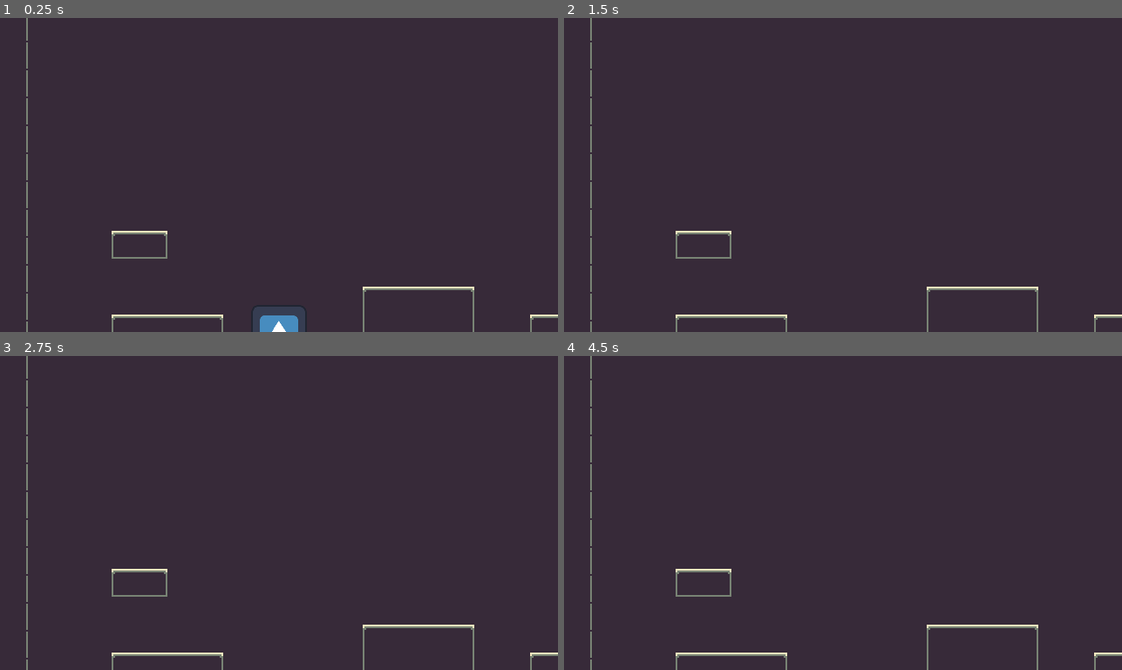
Above: before the commit, frames 1-4 (two rows, left to right).
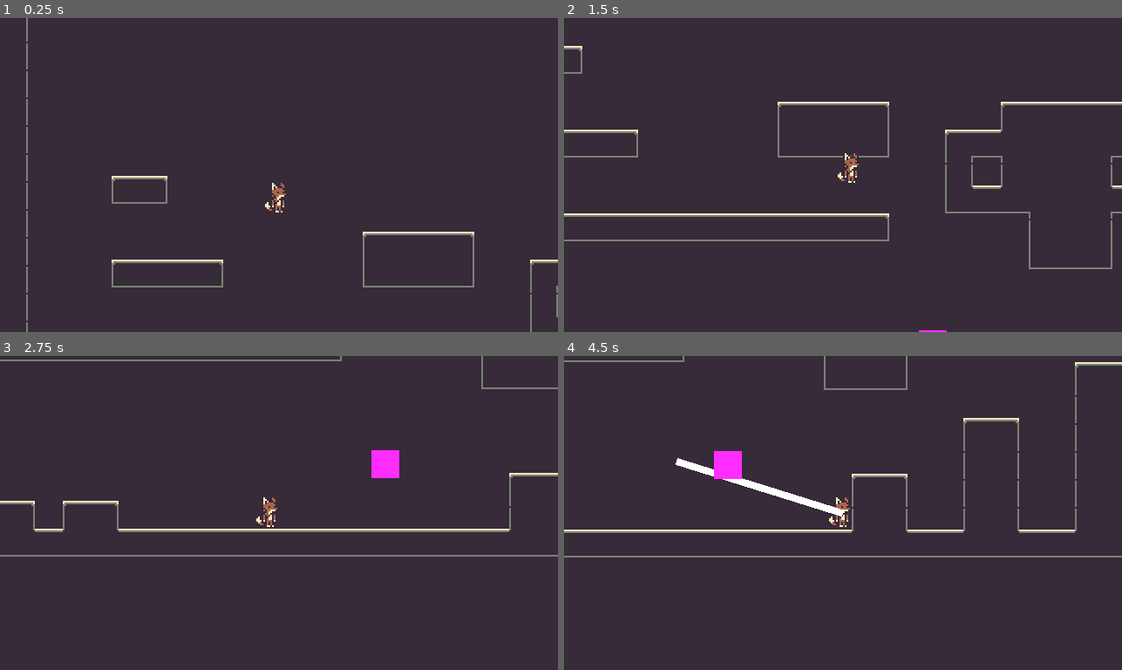
Above: after the commit, the same moments.

Repository: diego-escalante/GO2023-GrapplePack
Game: Godot game, scene res://world/world.tscn
The game is run twice, just before and just after one commit, with the same random seed, the same clock (stepped at 60 frames per second) and the same inputs. The engine's default icon, where the game draws it, is replaced by a stand-in: a white triangle on a blue panel in a dark square.
Inputs (mouse positions are in pixels of both pictures, inside the frame that each line leads up to):
- Up to frame 1 (0.25 s): no input
- Up to frame 2 (1.5 s): tap Enter at 0.5 s; move the mouse to (965, 159) at 0.52 s; hold D (right) from 0.53 s (still down); click (965, 159) at 0.6 s; tap W (jump) at 0.77, 0.8, 1.07, 1.35 s; move the mouse to (731, 190) at 1.27 s
- Up to frame 3 (2.75 s): tap W (jump) at 1.52, 1.82, 2.3 s; click (167, 528) at 1.55 s; move the mouse to (334, 443) at 2.02 s; release D (right) at 2.03 s; hold A (left) from 2.03 s (still down); click (334, 443) at 2.1 s
- Up to frame 4 (4.5 s): move the mouse to (815, 575) at 2.77 s; release A (left) at 2.78 s; hold D (right) 2.78-4.28 s; click (815, 575) at 2.85 s; tap W (jump) at 3.02, 3.32, 3.6, 3.77, 4.07 s; move the mouse to (1010, 560) at 3.52 s; move the mouse to (675, 465) at 4.27 s; hold A (left) from 4.28 s (still down); click (675, 465) at 4.35 s

The runs differ from the first frame. In frame 1, 2.8% of the frame differs, in the area x 4-100%, y 7-100%; in frame 2, 4.0%; in frame 3, 4.0%; in frame 4, 4.7%, in the area x 0-100%, y 0-100%.

Commit message:
Replace godot logo with static player sprite

Diff:
--- a/common/game_consts.gd
+++ b/common/game_consts.gd
@@ -1,3 +1,3 @@
 extends Node
 
-const PIXELS_PER_UNIT := 32
+const PIXELS_PER_UNIT := 16
--- a/player/player.tscn
+++ b/player/player.tscn
@@ -1,28 +1,200 @@
-[gd_scene load_steps=9 format=3 uid="uid://blwf38bh4id4k"]
-
-[ext_resource type="Texture2D" uid="uid://8kj7wpm8mhxx" path="res://icon.svg" id="1_a205y"]
+[gd_scene load_steps=27 format=3 uid="uid://blwf38bh4id4k"]
+
 [ext_resource type="Script" path="res://player/player.gd" id="1_ufqt5"]
+[ext_resource type="Texture2D" uid="uid://d38ua220e4tcs" path="res://aseprite/player.png" id="2_q8lgk"]
 [ext_resource type="Script" path="res://player/state_machine/state_machine.gd" id="3_1rcoo"]
 [ext_resource type="Script" path="res://player/state_machine/player_states/platforming.gd" id="4_r0yds"]
 [ext_resource type="Script" path="res://player/state_machine/player_states/grappled.gd" id="5_s3ai3"]
 [ext_resource type="Script" path="res://player/state_machine/player_states/grappling.gd" id="5_t7ult"]
 [ext_resource type="PackedScene" uid="uid://d0h6gwsg2ewh2" path="res://objects/grapple/grapple.tscn" id="6_quhdi"]
 
+[sub_resource type="AtlasTexture" id="AtlasTexture_qkxlk"]
+atlas = ExtResource("2_q8lgk")
+region = Rect2(0, 60, 20, 20)
+
+[sub_resource type="AtlasTexture" id="AtlasTexture_hykbs"]
+atlas = ExtResource("2_q8lgk")
+region = Rect2(40, 20, 20, 20)
+
+[sub_resource type="AtlasTexture" id="AtlasTexture_uvbww"]
+atlas = ExtResource("2_q8lgk")
+region = Rect2(0, 120, 20, 20)
+
+[sub_resource type="AtlasTexture" id="AtlasTexture_y7xis"]
+atlas = ExtResource("2_q8lgk")
+region = Rect2(0, 0, 20, 20)
+
+[sub_resource type="AtlasTexture" id="AtlasTexture_gwfru"]
+atlas = ExtResource("2_q8lgk")
+region = Rect2(0, 80, 20, 20)
+
+[sub_resource type="AtlasTexture" id="AtlasTexture_ldcir"]
+atlas = ExtResource("2_q8lgk")
+region = Rect2(0, 100, 20, 20)
+
+[sub_resource type="AtlasTexture" id="AtlasTexture_3etyj"]
+atlas = ExtResource("2_q8lgk")
+region = Rect2(0, 0, 20, 20)
+
+[sub_resource type="AtlasTexture" id="AtlasTexture_j854d"]
+atlas = ExtResource("2_q8lgk")
+region = Rect2(0, 40, 20, 20)
+
+[sub_resource type="AtlasTexture" id="AtlasTexture_15biq"]
+atlas = ExtResource("2_q8lgk")
+region = Rect2(40, 0, 20, 20)
+
+[sub_resource type="AtlasTexture" id="AtlasTexture_ws8cf"]
+atlas = ExtResource("2_q8lgk")
+region = Rect2(20, 40, 20, 20)
+
+[sub_resource type="AtlasTexture" id="AtlasTexture_17f0s"]
+atlas = ExtResource("2_q8lgk")
+region = Rect2(0, 20, 20, 20)
+
+[sub_resource type="AtlasTexture" id="AtlasTexture_chc22"]
+atlas = ExtResource("2_q8lgk")
+region = Rect2(20, 20, 20, 20)
+
+[sub_resource type="AtlasTexture" id="AtlasTexture_xmd61"]
+atlas = ExtResource("2_q8lgk")
+region = Rect2(60, 20, 20, 20)
+
+[sub_resource type="AtlasTexture" id="AtlasTexture_envks"]
+atlas = ExtResource("2_q8lgk")
+region = Rect2(0, 0, 20, 20)
+
+[sub_resource type="AtlasTexture" id="AtlasTexture_dp0n4"]
+atlas = ExtResource("2_q8lgk")
+region = Rect2(20, 0, 20, 20)
+
+[sub_resource type="AtlasTexture" id="AtlasTexture_66kdn"]
+atlas = ExtResource("2_q8lgk")
+region = Rect2(40, 0, 20, 20)
+
+[sub_resource type="AtlasTexture" id="AtlasTexture_walp6"]
+atlas = ExtResource("2_q8lgk")
+region = Rect2(60, 0, 20, 20)
+
+[sub_resource type="SpriteFrames" id="SpriteFrames_bg1fq"]
+animations = [{
+"frames": [{
+"duration": 1.0,
+"texture": SubResource("AtlasTexture_qkxlk")
+}],
+"loop": true,
+"name": &"crouch",
+"speed": 5.0
+}, {
+"frames": [{
+"duration": 1.0,
+"texture": SubResource("AtlasTexture_hykbs")
+}],
+"loop": false,
+"name": &"fall",
+"speed": 0.0
+}, {
+"frames": [{
+"duration": 1.0,
+"texture": SubResource("AtlasTexture_uvbww")
+}],
+"loop": false,
+"name": &"grapple",
+"speed": 0.0
+}, {
+"frames": [{
+"duration": 1.0,
+"texture": SubResource("AtlasTexture_y7xis")
+}],
+"loop": false,
+"name": &"idle",
+"speed": 0.0
+}, {
+"frames": [{
+"duration": 1.0,
+"texture": SubResource("AtlasTexture_gwfru")
+}],
+"loop": false,
+"name": &"idle_blink",
+"speed": 10.0
+}, {
+"frames": [{
+"duration": 1.0,
+"texture": SubResource("AtlasTexture_ldcir")
+}],
+"loop": false,
+"name": &"idle_ear_flop",
+"speed": 10.0
+}, {
+"frames": [{
+"duration": 1.0,
+"texture": SubResource("AtlasTexture_3etyj")
+}, {
+"duration": 1.0,
+"texture": SubResource("AtlasTexture_j854d")
+}, {
+"duration": 1.0,
+"texture": SubResource("AtlasTexture_15biq")
+}, {
+"duration": 1.0,
+"texture": SubResource("AtlasTexture_ws8cf")
+}],
+"loop": false,
+"name": &"idle_tail",
+"speed": 10.0
+}, {
+"frames": [{
+"duration": 1.0,
+"texture": SubResource("AtlasTexture_17f0s")
+}, {
+"duration": 1.0,
+"texture": SubResource("AtlasTexture_chc22")
+}],
+"loop": false,
+"name": &"jump",
+"speed": 10.0
+}, {
+"frames": [{
+"duration": 1.0,
+"texture": SubResource("AtlasTexture_xmd61")
+}],
+"loop": false,
+"name": &"land",
+"speed": 0.0
+}, {
+"frames": [{
+"duration": 1.0,
+"texture": SubResource("AtlasTexture_envks")
+}, {
+"duration": 1.0,
+"texture": SubResource("AtlasTexture_dp0n4")
+}, {
+"duration": 1.0,
+"texture": SubResource("AtlasTexture_66kdn")
+}, {
+"duration": 1.0,
+"texture": SubResource("AtlasTexture_walp6")
+}],
+"loop": true,
+"name": &"walk",
+"speed": 10.0
+}]
+
 [sub_resource type="RectangleShape2D" id="RectangleShape2D_tqqhr"]
-size = Vector2(30, 31)
+size = Vector2(7, 15)
 
 [node name="Player" type="CharacterBody2D"]
 collision_layer = 2
 collision_mask = 9
 script = ExtResource("1_ufqt5")
 
-[node name="Sprite2D" type="Sprite2D" parent="."]
-position = Vector2(4.76837e-07, -1.90735e-06)
-scale = Vector2(0.25, 0.25)
-texture = ExtResource("1_a205y")
+[node name="AnimatedSprite2D" type="AnimatedSprite2D" parent="."]
+sprite_frames = SubResource("SpriteFrames_bg1fq")
+animation = &"walk"
+autoplay = "idle"
 
 [node name="CollisionShape2D" type="CollisionShape2D" parent="."]
-position = Vector2(0, 0.5)
+position = Vector2(-0.5, 1.5)
 shape = SubResource("RectangleShape2D_tqqhr")
 
 [node name="Grapple" parent="." instance=ExtResource("6_quhdi")]
--- a/world/world.tscn
+++ b/world/world.tscn
@@ -13,12 +13,14 @@
 0:0/0/terrain = 0
 0:0/0/physics_layer_0/linear_velocity = Vector2(0, 0)
 0:0/0/physics_layer_0/angular_velocity = 0.0
+0:0/0/physics_layer_0/polygon_0/points = PackedVector2Array(-8, -8, 8, -8, 8, 8, -8, 8)
 0:0/0/terrains_peering_bit/bottom_side = 0
 1:0/0 = 0
 1:0/0/terrain_set = 0
 1:0/0/terrain = 0
 1:0/0/physics_layer_0/linear_velocity = Vector2(0, 0)
 1:0/0/physics_layer_0/angular_velocity = 0.0
+1:0/0/physics_layer_0/polygon_0/points = PackedVector2Array(-8, -8, 8, -8, 8, 8, -8, 8)
 1:0/0/terrains_peering_bit/right_side = 0
 1:0/0/terrains_peering_bit/bottom_side = 0
 2:0/0 = 0
@@ -26,6 +28,7 @@
 2:0/0/terrain = 0
 2:0/0/physics_layer_0/linear_velocity = Vector2(0, 0)
 2:0/0/physics_layer_0/angular_velocity = 0.0
+2:0/0/physics_layer_0/polygon_0/points = PackedVector2Array(-8, -8, 8, -8, 8, 8, -8, 8)
 2:0/0/terrains_peering_bit/right_side = 0
 2:0/0/terrains_peering_bit/bottom_side = 0
 2:0/0/terrains_peering_bit/left_side = 0
@@ -34,6 +37,7 @@
 3:0/0/terrain = 0
 3:0/0/physics_layer_0/linear_velocity = Vector2(0, 0)
 3:0/0/physics_layer_0/angular_velocity = 0.0
+3:0/0/physics_layer_0/polygon_0/points = PackedVector2Array(-8, -8, 8, -8, 8, 8, -8, 8)
 3:0/0/terrains_peering_bit/bottom_side = 0
 3:0/0/terrains_peering_bit/left_side = 0
 4:0/0 = 0
@@ -51,6 +55,7 @@
 5:0/0/terrain = 0
 5:0/0/physics_layer_0/linear_velocity = Vector2(0, 0)
 5:0/0/physics_layer_0/angular_velocity = 0.0
+5:0/0/physics_layer_0/polygon_0/points = PackedVector2Array(-8, -8, 8, -8, 8, 8, -8, 8)
 5:0/0/terrains_peering_bit/right_side = 0
 5:0/0/terrains_peering_bit/bottom_right_corner = 0
 5:0/0/terrains_peering_bit/bottom_side = 0
@@ -60,6 +65,7 @@
 6:0/0/terrain = 0
 6:0/0/physics_layer_0/linear_velocity = Vector2(0, 0)
 6:0/0/physics_layer_0/angular_velocity = 0.0
+6:0/0/physics_layer_0/polygon_0/points = PackedVector2Array(-8, -8, 8, -8, 8, 8, -8, 8)
 6:0/0/terrains_peering_bit/right_side = 0
 6:0/0/terrains_peering_bit/bottom_side = 0
 6:0/0/terrains_peering_bit/bottom_left_corner = 0
@@ -79,6 +85,7 @@
 8:0/0/terrain = 0
 8:0/0/physics_layer_0/linear_velocity = Vector2(0, 0)
 8:0/0/physics_layer_0/angular_velocity = 0.0
+8:0/0/physics_layer_0/polygon_0/points = PackedVector2Array(-8, -8, 8, -8, 8, 8, -8, 8)
 8:0/0/terrains_peering_bit/right_side = 0
 8:0/0/terrains_peering_bit/bottom_right_corner = 0
 8:0/0/terrains_peering_bit/bottom_side = 0
@@ -98,6 +105,7 @@
 10:0/0/terrain = 0
 10:0/0/physics_layer_0/linear_velocity = Vector2(0, 0)
 10:0/0/physics_layer_0/angular_velocity = 0.0
+10:0/0/physics_layer_0/polygon_0/points = PackedVector2Array(-8, -8, 8, -8, 8, 8, -8, 8)
 10:0/0/terrains_peering_bit/right_side = 0
 10:0/0/terrains_peering_bit/bottom_right_corner = 0
 10:0/0/terrains_peering_bit/bottom_side = 0
@@ -108,6 +116,7 @@
 11:0/0/terrain = 0
 11:0/0/physics_layer_0/linear_velocity = Vector2(0, 0)
 11:0/0/physics_layer_0/angular_velocity = 0.0
+11:0/0/physics_layer_0/polygon_0/points = PackedVector2Array(-8, -8, 8, -8, 8, 8, -8, 8)
 11:0/0/terrains_peering_bit/bottom_side = 0
 11:0/0/terrains_peering_bit/bottom_left_corner = 0
 11:0/0/terrains_peering_bit/left_side = 0
@@ -116,6 +125,7 @@
 0:1/0/terrain = 0
 0:1/0/physics_layer_0/linear_velocity = Vector2(0, 0)
 0:1/0/physics_layer_0/angular_velocity = 0.0
+0:1/0/physics_layer_0/polygon_0/points = PackedVector2Array(-8, -8, 8, -8, 8, 8, -8, 8)
 0:1/0/terrains_peering_bit/bottom_side = 0
 0:1/0/terrains_peering_bit/top_side = 0
 1:1/0 = 0
@@ -123,6 +133,7 @@
 1:1/0/terrain = 0
 1:1/0/physics_layer_0/linear_velocity = Vector2(0, 0)
 1:1/0/physics_layer_0/angular_velocity = 0.0
+1:1/0/physics_layer_0/polygon_0/points = PackedVector2Array(-8, -8, 8, -8, 8, 8, -8, 8)
 1:1/0/terrains_peering_bit/right_side = 0
 1:1/0/terrains_peering_bit/bottom_side = 0
 1:1/0/terrains_peering_bit/top_side = 0
@@ -140,6 +151,7 @@
 3:1/0/terrain = 0
 3:1/0/physics_layer_0/linear_velocity = Vector2(0, 0)
 3:1/0/physics_layer_0/angular_velocity = 0.0
+3:1/0/physics_layer_0/polygon_0/points = PackedVector2Array(-8, -8, 8, -8, 8, 8, -8, 8)
 3:1/0/terrains_peering_bit/bottom_side = 0
 3:1/0/terrains_peering_bit/left_side = 0
 3:1/0/terrains_peering_bit/top_side = 0
@@ -148,6 +160,7 @@
 4:1/0/terrain = 0
 4:1/0/physics_layer_0/linear_velocity = Vector2(0, 0)
 4:1/0/physics_layer_0/angular_velocity = 0.0
+4:1/0/physics_layer_0/polygon_0/points = PackedVector2Array(-8, -8, 8, -8, 8, 8, -8, 8)
 4:1/0/terrains_peering_bit/right_side = 0
 4:1/0/terrains_peering_bit/bottom_right_corner = 0
 4:1/0/terrains_peering_bit/bottom_side = 0
@@ -181,6 +194,7 @@
 7:1/0/terrain = 0
 7:1/0/physics_layer_0/linear_velocity = Vector2(0, 0)
 7:1/0/physics_layer_0/angular_velocity = 0.0
+7:1/0/physics_layer_0/polygon_0/points = PackedVector2Array(-8, -8, 8, -8, 8, 8, -8, 8)
 7:1/0/terrains_peering_bit/bottom_side = 0
 7:1/0/terrains_peering_bit/bottom_left_corner = 0
 7:1/0/terrains_peering_bit/left_side = 0
@@ -190,6 +204,7 @@
 8:1/0/terrain = 0
 8:1/0/physics_layer_0/linear_velocity = Vector2(0, 0)
 8:1/0/physics_layer_0/angular_velocity = 0.0
+8:1/0/physics_layer_0/polygon_0/points = PackedVector2Array(-8, -8, 8, -8, 8, 8, -8, 8)
 8:1/0/terrains_peering_bit/right_side = 0
 8:1/0/terrains_peering_bit/bottom_right_corner = 0
 8:1/0/terrains_peering_bit/bottom_side = 0
@@ -222,12 +237,14 @@
 0:2/0/terrain = 0
 0:2/0/physics_layer_0/linear_velocity = Vector2(0, 0)
 0:2/0/physics_layer_0/angular_velocity = 0.0
+0:2/0/physics_layer_0/polygon_0/points = PackedVector2Array(-8, -8, 8, -8, 8, 8, -8, 8)
 0:2/0/terrains_peering_bit/top_side = 0
 1:2/0 = 0
 1:2/0/terrain_set = 0
 1:2/0/terrain = 0
 1:2/0/physics_layer_0/linear_velocity = Vector2(0, 0)
 1:2/0/physics_layer_0/angular_velocity = 0.0
+1:2/0/physics_layer_0/polygon_0/points = PackedVector2Array(-8, -8, 8, -8, 8, 8, -8, 8)
 1:2/0/terrains_peering_bit/right_side = 0
 1:2/0/terrains_peering_bit/top_side = 0
 2:2/0 = 0
@@ -235,6 +252,7 @@
 2:2/0/terrain = 0
 2:2/0/physics_layer_0/linear_velocity = Vector2(0, 0)
 2:2/0/physics_layer_0/angular_velocity = 0.0
+2:2/0/physics_layer_0/polygon_0/points = PackedVector2Array(-8, -8, 8, -8, 8, 8, -8, 8)
 2:2/0/terrains_peering_bit/right_side = 0
 2:2/0/terrains_peering_bit/left_side = 0
 2:2/0/terrains_peering_bit/top_side = 0
@@ -243,6 +261,7 @@
 3:2/0/terrain = 0
 3:2/0/physics_layer_0/linear_velocity = Vector2(0, 0)
 3:2/0/physics_layer_0/angular_velocity = 0.0
+3:2/0/physics_layer_0/polygon_0/points = PackedVector2Array(-8, -8, 8, -8, 8, 8, -8, 8)
 3:2/0/terrains_peering_bit/left_side = 0
 3:2/0/terrains_peering_bit/top_side = 0
 4:2/0 = 0
@@ -250,6 +269,7 @@
 4:2/0/terrain = 0
 4:2/0/physics_layer_0/linear_velocity = Vector2(0, 0)
 4:2/0/physics_layer_0/angular_velocity = 0.0
+4:2/0/physics_layer_0/polygon_0/points = PackedVector2Array(-8, -8, 8, -8, 8, 8, -8, 8)
 4:2/0/terrains_peering_bit/right_side = 0
 4:2/0/terrains_peering_bit/bottom_side = 0
 4:2/0/terrains_peering_bit/top_side = 0
@@ -283,6 +303,7 @@
 7:2/0/terrain = 0
 7:2/0/physics_layer_0/linear_velocity = Vector2(0, 0)
 7:2/0/physics_layer_0/angular_velocity = 0.0
+7:2/0/physics_layer_0/polygon_0/points = PackedVector2Array(-8, -8, 8, -8, 8, 8, -8, 8)
 7:2/0/terrains_peering_bit/bottom_side = 0
 7:2/0/terrains_peering_bit/left_side = 0
 7:2/0/terrains_peering_bit/top_left_corner = 0
@@ -327,6 +348,7 @@
 11:2/0/terrain = 0
 11:2/0/physics_layer_0/linear_velocity = Vector2(0, 0)
 11:2/0/physics_layer_0/angular_velocity = 0.0
+11:2/0/physics_layer_0/polygon_0/points = PackedVector2Array(-8, -8, 8, -8, 8, 8, -8, 8)
 11:2/0/terrains_peering_bit/bottom_side = 0
 11:2/0/terrains_peering_bit/bottom_left_corner = 0
 11:2/0/terrains_peering_bit/left_side = 0
@@ -337,17 +359,20 @@
 0:3/0/terrain = 0
 0:3/0/physics_layer_0/linear_velocity = Vector2(0, 0)
 0:3/0/physics_layer_0/angular_velocity = 0.0
+0:3/0/physics_layer_0/polygon_0/points = PackedVector2Array(-8, -8, 8, -8, 8, 8, -8, 8)
 1:3/0 = 0
 1:3/0/terrain_set = 0
 1:3/0/terrain = 0
 1:3/0/physics_layer_0/linear_velocity = Vector2(0, 0)
 1:3/0/physics_layer_0/angular_velocity = 0.0
+1:3/0/physics_layer_0/polygon_0/points = PackedVector2Array(-8, -8, 8, -8, 8, 8, -8, 8)
 1:3/0/terrains_peering_bit/right_side = 0
 2:3/0 = 0
 2:3/0/terrain_set = 0
 2:3/0/terrain = 0
 2:3/0/physics_layer_0/linear_velocity = Vector2(0, 0)
 2:3/0/physics_layer_0/angular_velocity = 0.0
+2:3/0/physics_layer_0/polygon_0/points = PackedVector2Array(-8, -8, 8, -8, 8, 8, -8, 8)
 2:3/0/terrains_peering_bit/right_side = 0
 2:3/0/terrains_peering_bit/left_side = 0
 3:3/0 = 0
@@ -355,6 +380,7 @@
 3:3/0/terrain = 0
 3:3/0/physics_layer_0/linear_velocity = Vector2(0, 0)
 3:3/0/physics_layer_0/angular_velocity = 0.0
+3:3/0/physics_layer_0/polygon_0/points = PackedVector2Array(-8, -8, 8, -8, 8, 8, -8, 8)
 3:3/0/terrains_peering_bit/left_side = 0
 4:3/0 = 0
 4:3/0/terrain_set = 0
@@ -371,6 +397,7 @@
 5:3/0/terrain = 0
 5:3/0/physics_layer_0/linear_velocity = Vector2(0, 0)
 5:3/0/physics_layer_0/angular_velocity = 0.0
+5:3/0/physics_layer_0/polygon_0/points = PackedVector2Array(-8, -8, 8, -8, 8, 8, -8, 8)
 5:3/0/terrains_peering_bit/right_side = 0
 5:3/0/terrains_peering_bit/left_side = 0
 5:3/0/terrains_peering_bit/top_side = 0
@@ -380,6 +407,7 @@
 6:3/0/terrain = 0
 6:3/0/physics_layer_0/linear_velocity = Vector2(0, 0)
 6:3/0/physics_layer_0/angular_velocity = 0.0
+6:3/0/physics_layer_0/polygon_0/points = PackedVector2Array(-8, -8, 8, -8, 8, 8, -8, 8)
 6:3/0/terrains_peering_bit/right_side = 0
 6:3/0/terrains_peering_bit/left_side = 0
 6:3/0/terrains_peering_bit/top_left_corner = 0
@@ -399,6 +427,7 @@
 8:3/0/terrain = 0
 8:3/0/physics_layer_0/linear_velocity = Vector2(0, 0)
 8:3/0/physics_layer_0/angular_velocity = 0.0
+8:3/0/physics_layer_0/polygon_0/points = PackedVector2Array(-8, -8, 8, -8, 8, 8, -8, 8)
 8:3/0/terrains_peering_bit/right_side = 0
 8:3/0/terrains_peering_bit/top_side = 0
 8:3/0/terrains_peering_bit/top_right_corner = 0
@@ -407,6 +436,7 @@
 9:3/0/terrain = 0
 9:3/0/physics_layer_0/linear_velocity = Vector2(0, 0)
 9:3/0/physics_layer_0/angular_velocity = 0.0
+9:3/0/physics_layer_0/polygon_0/points = PackedVector2Array(-8, -8, 8, -8, 8, 8, -8, 8)
 9:3/0/terrains_peering_bit/right_side = 0
 9:3/0/terrains_peering_bit/left_side = 0
 9:3/0/terrains_peering_bit/top_left_corner = 0
@@ -428,6 +458,7 @@
 11:3/0/terrain = 0
 11:3/0/physics_layer_0/linear_velocity = Vector2(0, 0)
 11:3/0/physics_layer_0/angular_velocity = 0.0
+11:3/0/physics_layer_0/polygon_0/points = PackedVector2Array(-8, -8, 8, -8, 8, 8, -8, 8)
 11:3/0/terrains_peering_bit/left_side = 0
 11:3/0/terrains_peering_bit/top_left_corner = 0
 11:3/0/terrains_peering_bit/top_side = 0
@@ -459,6 +490,7 @@
 position = Vector2(160, 112)
 
 [node name="RemoteTransform2D" type="RemoteTransform2D" parent="Player"]
+remote_path = NodePath("../../Camera")
 
 [node name="GrappleArea" parent="." instance=ExtResource("3_3k67p")]
 position = Vector2(250, 100)
@@ -492,7 +524,7 @@
 limit_left = 0
 limit_smoothed = true
 position_smoothing_enabled = true
-position_smoothing_speed = 6.0
+position_smoothing_speed = 16.0
 editor_draw_limits = true
 editor_draw_drag_margin = true
 script = ExtResource("5_ygp26")
Binary file changed: aseprite/player.aseprite
Binary file changed: aseprite/player.png
